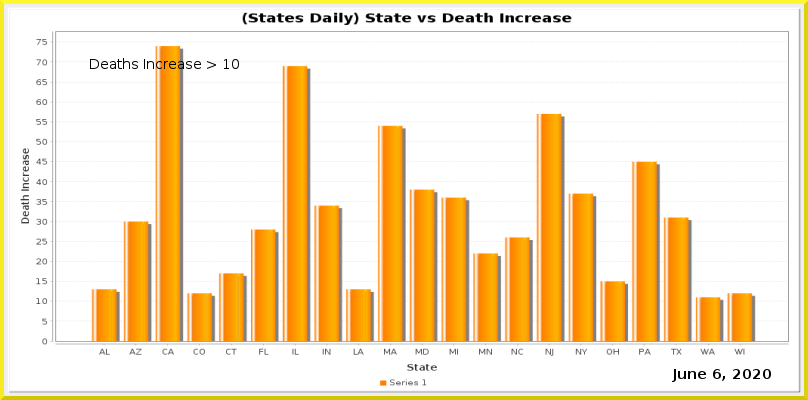
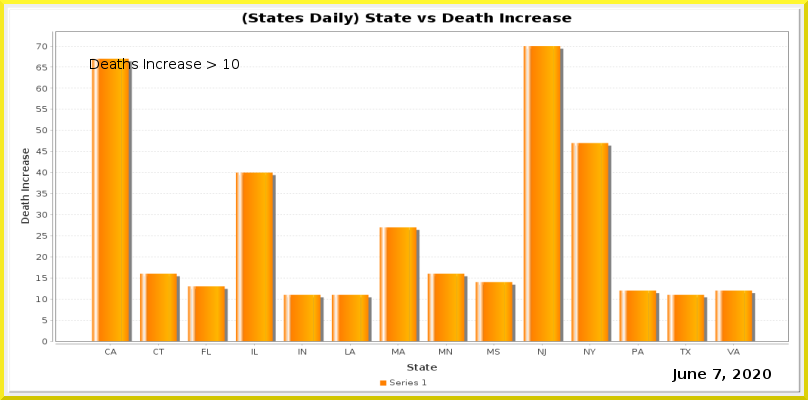
The second (808, 400) image is a revision of the first. Changes to its layers:
painted on "Current Date" over box(713, 369, 721, 379)
painted on "Date_vs_TestIncrease.png" over box(36, 39, 789, 356)
